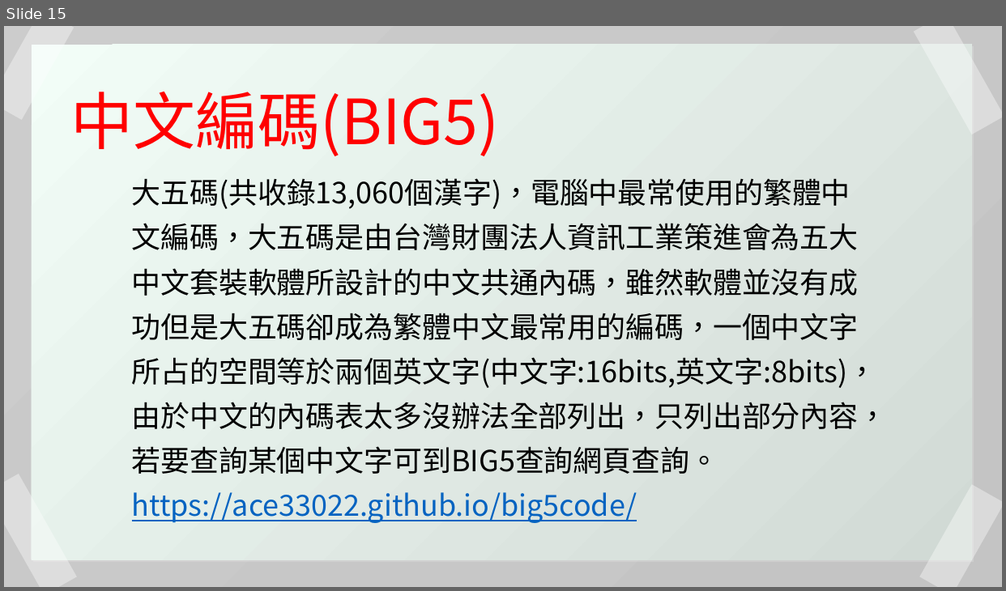
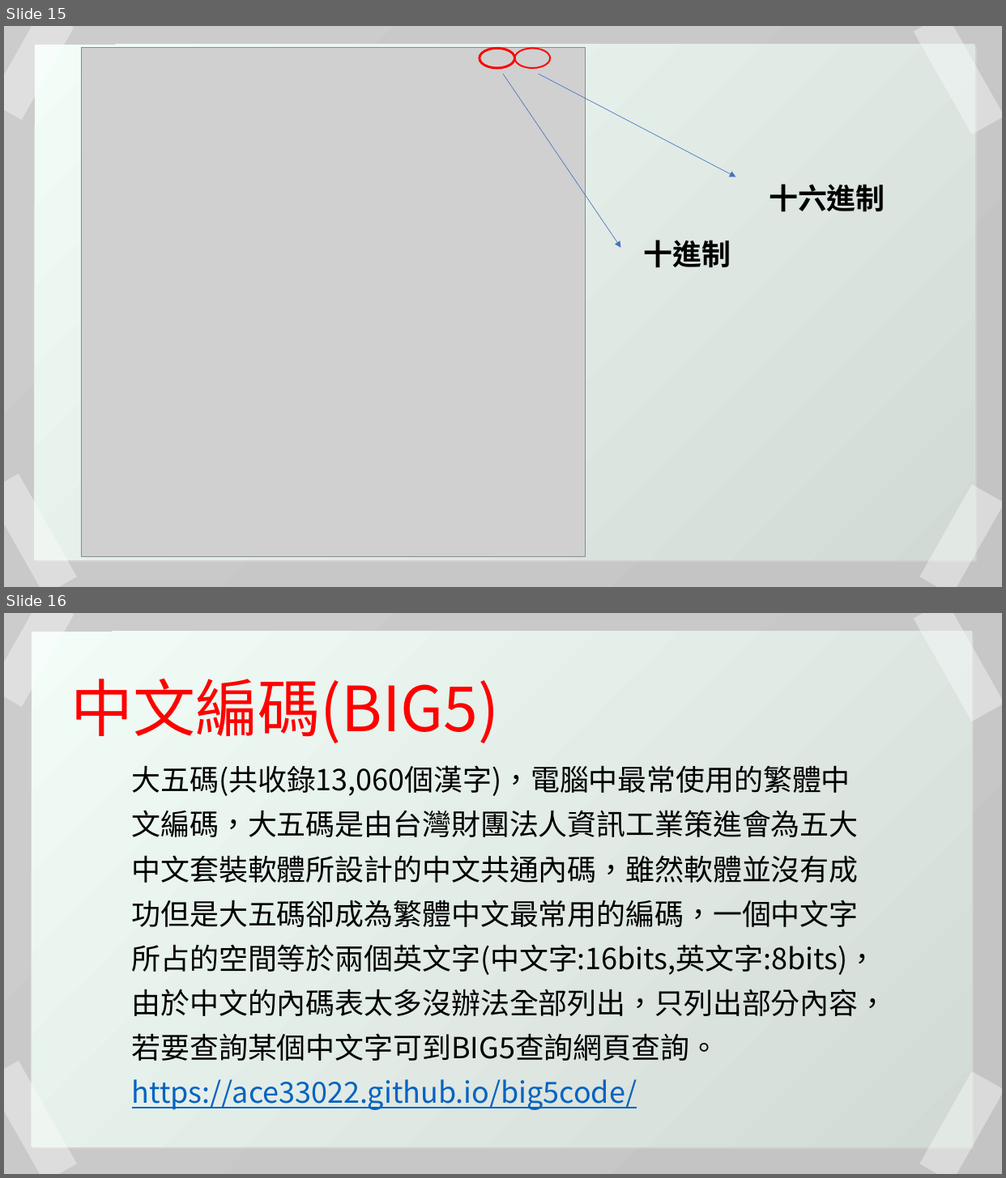
Before and after one commit to duckken1026/computer-font, a slide deck: 109590029_鄭傳脩_藝術概論期中報告.pptx. Shown one above the other, each under a label of ours: slide 15 before the commit, slides 15 and 16 after it. The pictures are 1006x591 and 1006x1178 pixels, drawn with LibreOffice and Linux fonts; fonts in the diff are those of the drawing; grey boxes stand for pictures. Boxes give left, top, right and bottom in pixels: in the first picture for what was removed or moved away, otherwise in the second. Text is boxed around its words. In the diff, an @@ line names an element or a change of style, - is before the commit and + after.

Commit message:
Update ppt(textType)

```diff
--- a/109590029_鄭傳脩_藝術概論期中報告.pptx
+++ b/109590029_鄭傳脩_藝術概論期中報告.pptx
@@ slide 15 added at bbox=[4, 26, 1002, 587], background #FFFFFF; not listed: 1 template element that a slide beside it also shows @@
@@ rectangle added at bbox=[4, 26, 74, 120], fill #FFFFFF at 38% opacity @@
@@ rectangle added at bbox=[35, 45, 975, 561], fill gradient #F2FDF7 to #D1DAD5 @@
@@ picture added at bbox=[82, 48, 586, 557] @@
@@ ellipse added at bbox=[479, 49, 514, 69], outline #FF0000 2.25 pt @@
@@ ellipse added at bbox=[514, 49, 550, 69], outline #FF0000 1.5 pt @@
@@ rectangle added at bbox=[914, 26, 1002, 135], fill #FFFFFF at 38% opacity @@
@@ arrow added from (503, 74) to (621, 248), #4472C4 0.5 pt @@
@@ arrow added from (539, 74) to (736, 177), #4472C4 0.5 pt @@
@@ text added at bbox=[769, 184, 885, 212], 28 pt, text #000000, bold @@
+十六進制
@@ text added at bbox=[644, 240, 731, 268], 28 pt, text #000000, bold @@
+十進制
@@ rectangle added at bbox=[4, 474, 77, 587], fill #FFFFFF at 38% opacity @@
@@ rectangle added at bbox=[920, 484, 1002, 587], fill #FFFFFF at 38% opacity @@
@@ what was slide 15 is now slide 16 @@
```
Also in this commit, not shown: 2 other slides added, 2 other files.
